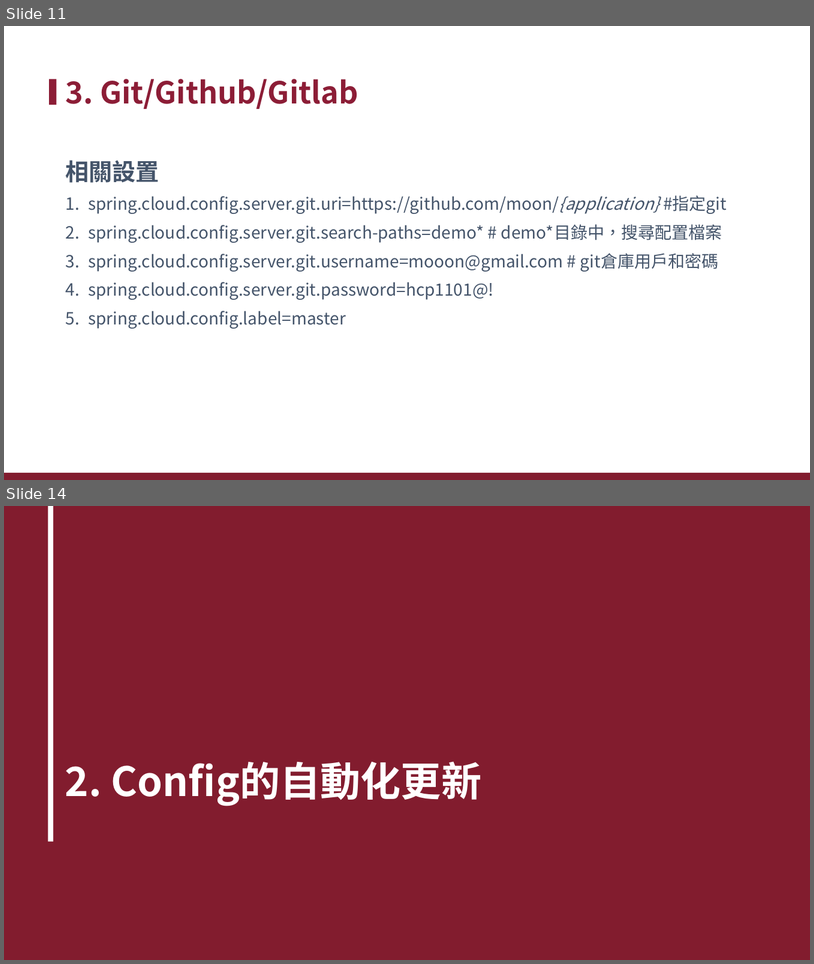
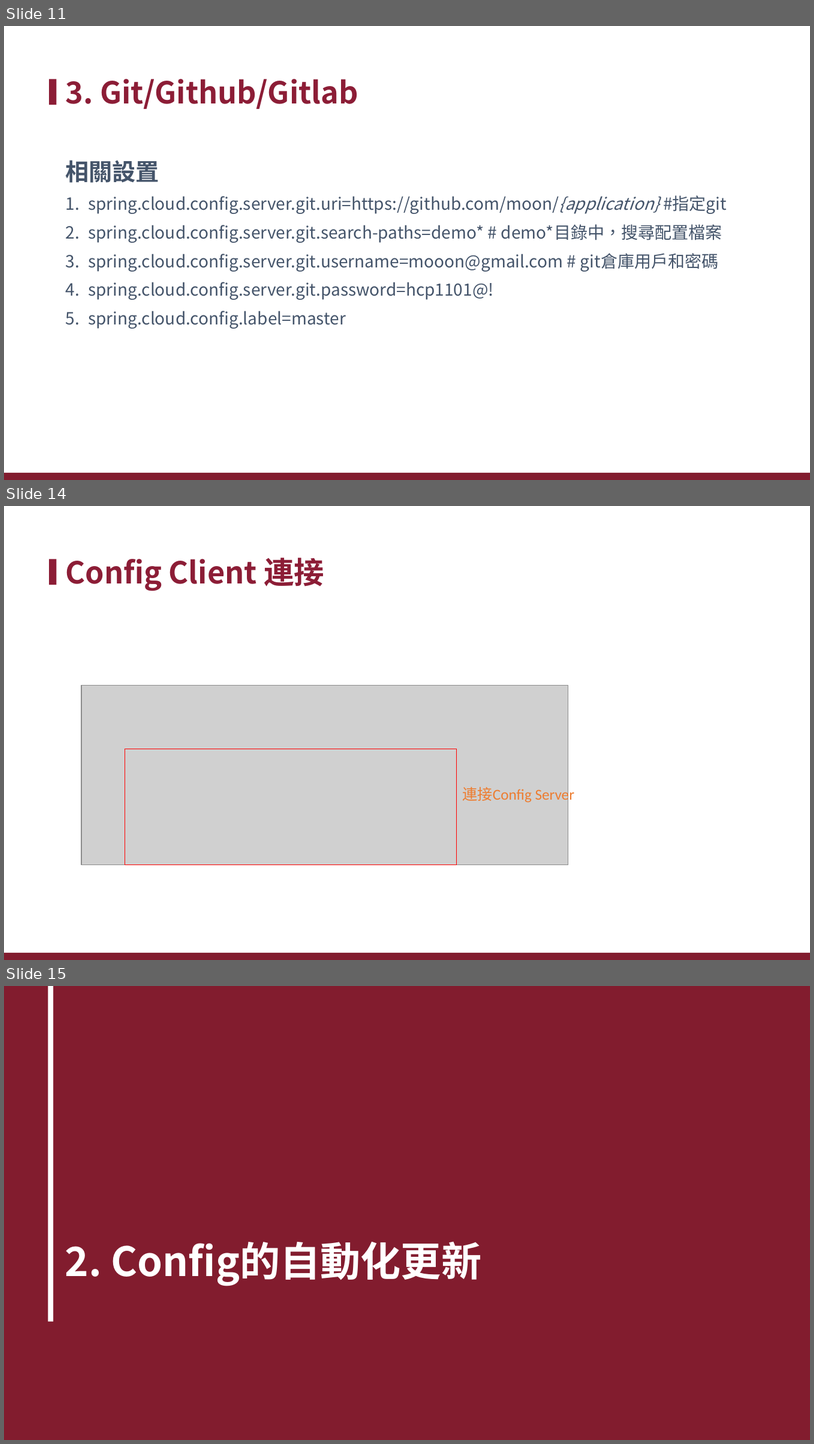
Before and after one commit to xiauchen/4__ConfigAndConsul, a slide deck: 空白PPT.pptx. Shown one above the other, each under a label of ours: slides 11 and 14 before the commit, slides 11, 14 and 15 after it; the slides between them are not shown. The pictures are 814x964 and 814x1444 pixels, drawn with LibreOffice and Linux fonts; fonts in the diff are those of the drawing; grey boxes stand for pictures; background and template pictures are left out. Boxes give left, top, right and bottom in pixels: in the first picture for what was removed or moved away, otherwise in the second. Text is boxed around its words. In the diff, an @@ line names an element or a change of style, - is before the commit and + after.

Commit message:
config merge eureka

```diff
--- a/空白PPT.pptx
+++ b/空白PPT.pptx
@@ slide 14 added at (4, 506, 810, 960), background #FFFFFF; not listed: 2 template elements that a slide beside it also shows @@
@@ title added at (65, 558, 324, 591), 36 pt, text #8C1D36, bold @@
+Config Client 連接
@@ picture added at (81, 685, 569, 865) @@
@@ rectangle added at (125, 748, 457, 864), outline #FF0000 1 pt @@
@@ text added at (462, 787, 575, 804), 18 pt, text #ED7D31 @@
+連接Config Server
@@ what was slide 14 is now slide 15 @@
```
Also in this commit, not shown: 5 slides changed, 2 other slides added, 1 slide removed, 7 other files.
